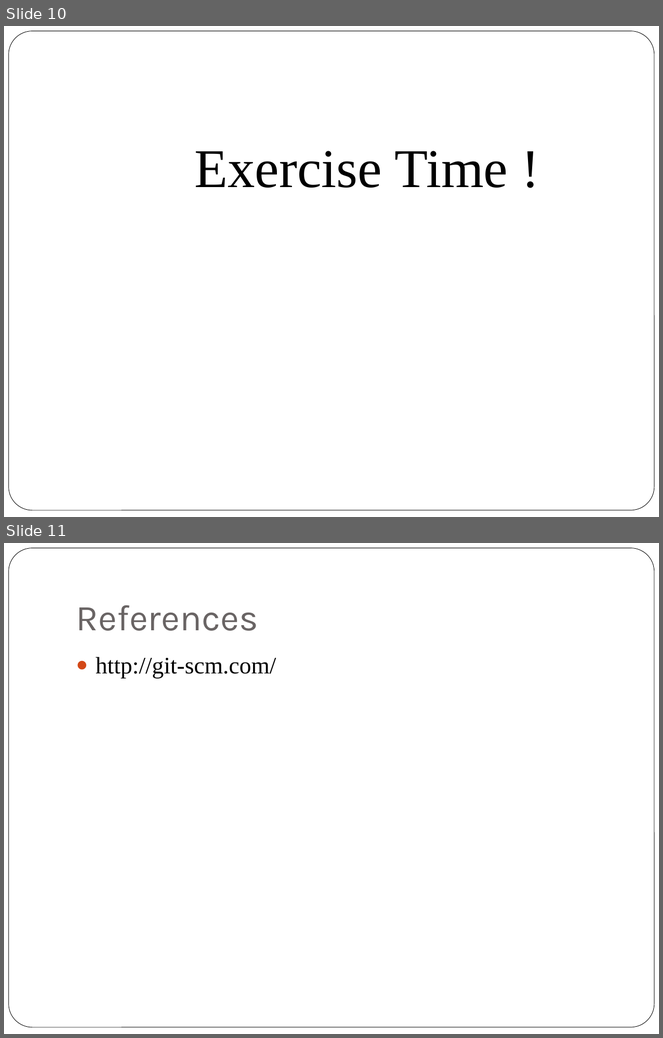
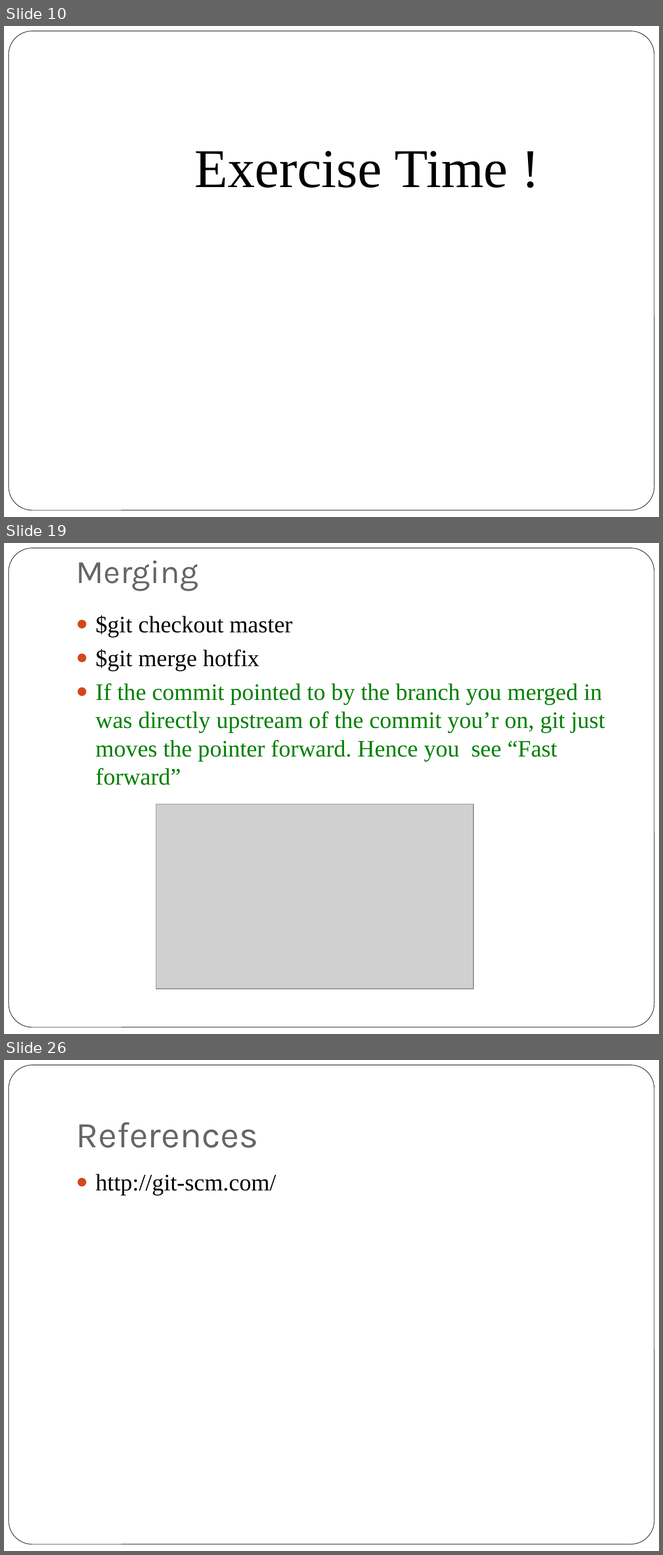
Before and after one commit to sowjumn/GITWWC, a slide deck: GIT.pptx. Shown one above the other, each under a label of ours: slides 10 and 11 before the commit, slides 10, 19 and 26 after it; the slides between them are not shown. The pictures are 663x1038 and 663x1555 pixels, drawn with LibreOffice and Linux fonts; fonts in the diff are those of the drawing; grey boxes stand for pictures. Boxes give left, top, right and bottom in pixels: in the first picture for what was removed or moved away, otherwise in the second. Text is boxed around its words. In the diff, an @@ line names an element or a change of style, - is before the commit and + after.

Commit message:
updated PPT with branches and rebasing

```diff
--- a/GIT.pptx
+++ b/GIT.pptx
@@ slide 19 added at (x1=4, y1=543, x2=659, y2=1034), background #FFFFFF; not listed: 1 template element that a slide beside it also shows @@
@@ title added at (x1=76, y1=560, x2=198, y2=591), 36 pt, text #696464 @@
+Merging
@@ text added at (x1=96, y1=615, x2=606, y2=785), 26 pt, text #008000 @@
+● $git checkout master
+● $git merge hotfix
+● If the commit pointed to by the branch you merged in was directly upstream of the commit you’r on, git just moves the pointer forward. Hence you see “Fast forward”
@@ picture added at (x1=156, y1=805, x2=473, y2=990) @@
@@ what was slide 11 is now slide 26 @@
```
Also in this commit, not shown: 1 slide changed, 14 other slides added.
